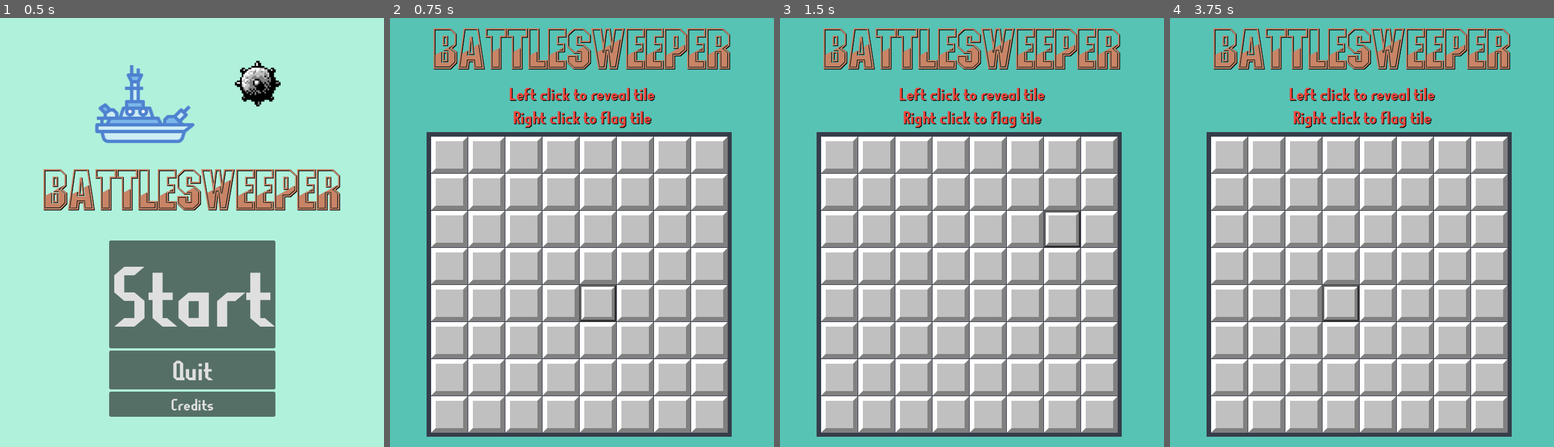
Above: before the commit, frames 1-4 (left to right).
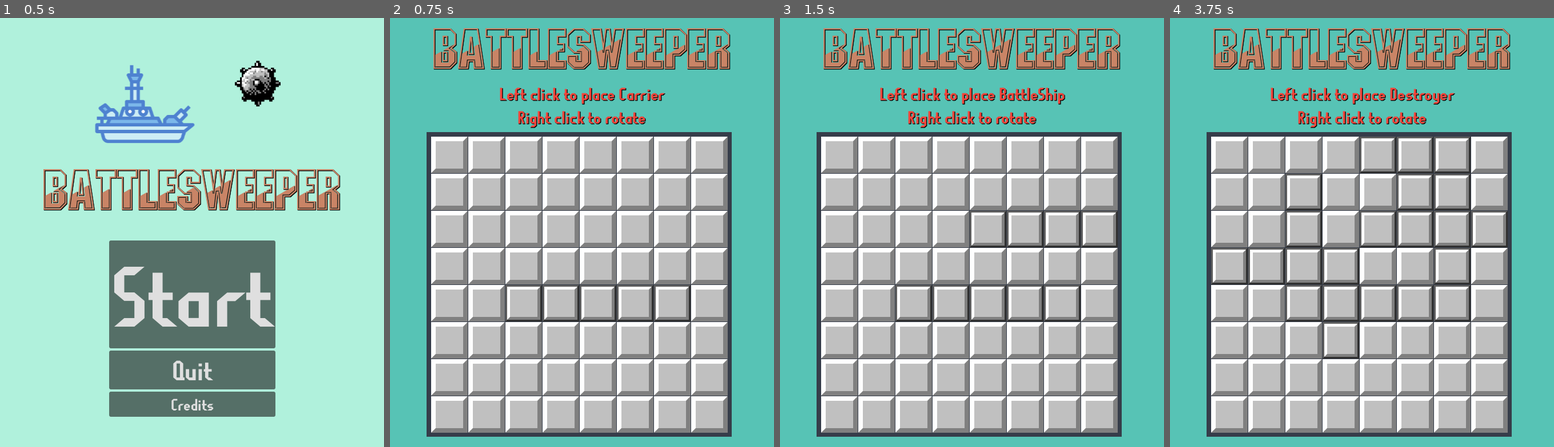
Above: after the commit, the same moments.

Repository: OverTimeChaos/BattleSweeper
Game: Godot game, scene res://Codes and Screens/TitleScreen.tscn
The game is run twice, just before and just after one commit, with the same random seed, the same clock (stepped at 60 frames per second) and the same inputs.
Inputs (mouse positions are in pixels of both pictures, inside the frame that each line leads up to):
- Up to frame 1 (0.5 s): no input
- Up to frame 2 (0.75 s): click "Start" at 0.5 s
- Up to frame 3 (1.5 s): tap Enter (Enter) at 1.25 s; move the mouse to (1056, 211) at 1.27 s; press the mouse at (1056, 211) at 1.28 s
- Up to frame 4 (3.75 s): right-click (1446, 211) at 1.55 s; tap Enter (Enter) at 2, 2.75, 2.85, 3.5 s; move the mouse to (1285, 253) at 2.02 s; release the mouse at (1285, 253) at 2.03 s; right-click (1285, 253) at 2.1 s; click (1285, 253) at 2.3 s; move the mouse to (1400, 138) at 2.77 s; hold Right mouse button (RightClick) 2.78-3.53 s; click (1400, 138) at 2.92 s; move the mouse to (1342, 318) at 3.52 s; click (1342, 318) at 3.6 s

Frame 1 is identical in both runs. In frame 2, 2.1% of the frame differs, in the area x 28-79%, y 16-71%; in frame 3, 2.9%; in frame 4, 4.7%, in the area x 10-88%, y 16-80%.

Commit message:
ship indication

Diff:
--- a/Godot project/Codes and Screens/Events.gd
+++ b/Godot project/Codes and Screens/Events.gd
@@ -1,4 +1,4 @@
 extends Node
 
 signal EventTrigger(event:String,info:String)
-signal NodePosition(node,postion)
+signal NodePosition(node,postion:Array,hove:bool)
--- a/Godot project/Codes and Screens/MainGame.tscn
+++ b/Godot project/Codes and Screens/MainGame.tscn
@@ -29,14 +29,6 @@
 grow_vertical = 2
 color = Color(0.211765, 0.239216, 0.290196, 1)
 
-[node name="Control" type="Control" parent="MineSpace"]
-layout_mode = 1
-anchors_preset = 15
-anchor_right = 1.0
-anchor_bottom = 1.0
-grow_horizontal = 2
-grow_vertical = 2
-
 [node name="Mechanics" type="Node2D" parent="."]
 script = ExtResource("3_mi6uc")
 
@@ -58,5 +50,3 @@
 
 [node name="Debug message" type="Label" parent="VBoxContainer"]
 layout_mode = 2
-
-[connection signal="mouse_entered" from="MineSpace/Control" to="Mechanics" method="_on_control_mouse_entered"]
--- a/Godot project/Codes and Screens/Mechanics.gd
+++ b/Godot project/Codes and Screens/Mechanics.gd
@@ -4,8 +4,9 @@
 var tiles= []
 #Variables for node info
 var noded =""
-var postioning = []
+var postioning =[0,0]
 # ship info
+var hovered = false
 var rotate = false
 var pn = 0
 var mouseinside = false
@@ -43,9 +44,10 @@
 
 
 
-func Nodepostioned(node,postion): #allows the nodes infromation to be passed
+func Nodepostioned(node,postion,hover): #allows the nodes infromation to be passed
 	noded = node
 	postioning = postion
+	hovered = hover
 
 
 
@@ -64,33 +66,33 @@
 func shipPlacer(): # allow ships to be placed
 	var offsets = []
 	var nodes = [] #array of nodes
-	if mouseinside == true:
-		if pn < 5:
-			Events.emit_signal("EventTrigger",placing,StandAlone.ships[pn])
-			offsets =  StandAlone.shipoffersetter(pn,rotate)
-			nodes.append(noded)
-			for offset in offsets:
-				for tile in tiles:
-					if tile.position  == postioning + offset:
-						nodes.append(tile)
-			for node in nodes:
-				node.indicated()
-			if Input.is_action_just_pressed("LeftClick"):
-				pn += 1
-				SetMines()
-			elif Input.is_action_just_pressed("RightClick"):
-				if rotate == false:
-					rotate = true
-				else:
-					rotate = false
-		else:
-			Events.emit_signal("EventTrigger",default,null)
-			StandAlone.ShipPlacement = false
-
-
-
-func _on_control_mouse_entered():
-	mouseinside = true
-
-func _on_control_mouse_exited():
-	mouseinside = false
+	if pn < 5 and hovered == true :
+		Events.emit_signal("EventTrigger",placing,StandAlone.ships[pn])
+		offsets =  StandAlone.shipoffersetter(pn,rotate)
+		nodes.append(noded)
+		for offset in offsets:
+			for tile in tiles:
+				if tile.position  == postioning + offset:
+					nodes.append(tile)
+		for node in nodes:
+			node.indicated(true)
+		if Input.is_action_just_pressed("LeftClick"):
+			pn += 1
+		elif Input.is_action_just_pressed("RightClick"):
+			if rotate == false:
+				rotate = true
+			else:
+				rotate = false
+	elif hovered == false: #changes sprites of affected nodes
+		offsets =  StandAlone.shipoffersetter(pn,rotate)
+		nodes.append(noded)
+		for offset in offsets:
+			for tile in tiles:
+				if tile.position  == postioning + offset:
+					nodes.append(tile)
+		for node in nodes:
+			node.indicated(false)
+	else:
+		Events.emit_signal("EventTrigger",default,null)
+		SetMines() #sets mines after all ships are placed
+		StandAlone.ShipPlacement = false
--- a/Godot project/Codes and Screens/Tile.gd
+++ b/Godot project/Codes and Screens/Tile.gd
@@ -14,8 +14,6 @@
 var Exploded = false
 var shipNumber = 0
 var partNumber = 0
-
-
 
 func SetMine(): #function for setting a bomb on an individual tile
 		IsMine = true #the tile has a bomb
@@ -155,13 +153,19 @@
 		$Covered.hide()
 		CoveredDebug = false
 
-func indicated():
-	$Covered.set_frame(1) #As the mouses hovers over a tile it changes to indicate that the tile is being selected
+func indicated(bool):
+	if bool == true:
+		$Covered.set_frame(1) #As the mouses hovers over a tile it changes to indicate that the tile is being selected
+	if bool == false:
+		$Covered.set_frame(0) #As the mouses unohoveres over a tile it changes to indicate that the tile is not being selected
 
 func _on_control_mouse_entered():
-	$Covered.set_frame(1) #As the mouses hovers over a tile it changes to indicate that the tile is being selected
 	if StandAlone.ShipPlacement == true:
-		Events.emit_signal("NodePosition",self,position)
-
+		Events.emit_signal("NodePosition",self,position,true)
+	else:
+		$Covered.set_frame(1) #As the mouses hovers over a tile it changes to indicate that the tile is being selected
 func _on_control_mouse_exited():
-	$Covered.set_frame(0)#As the mouses leaves the tile it changes to indicate that the tile is not being selected
+	if StandAlone.ShipPlacement == true:
+		Events.emit_signal("NodePosition",self,position,false)
+	else:
+		$Covered.set_frame(0)#As the mouses leaves the tile it changes to indicate that the tile is not being selected
